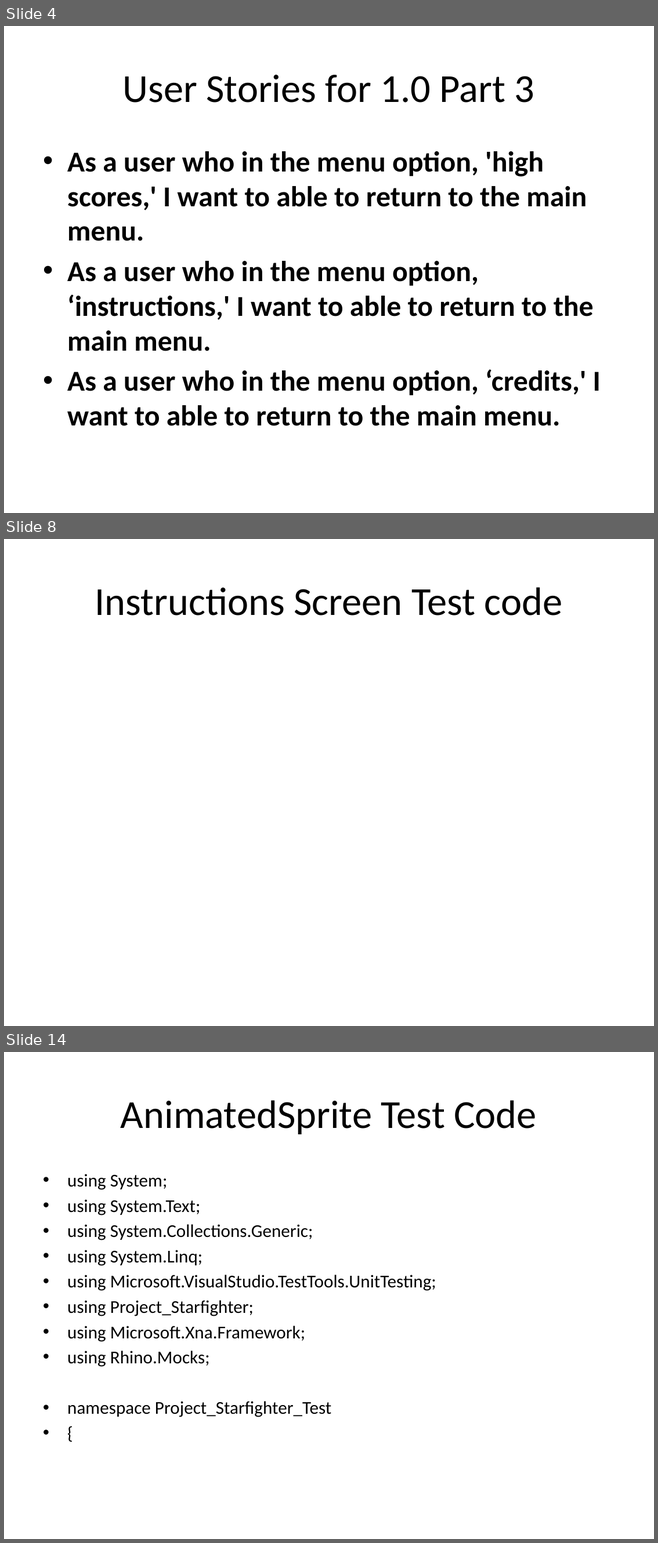
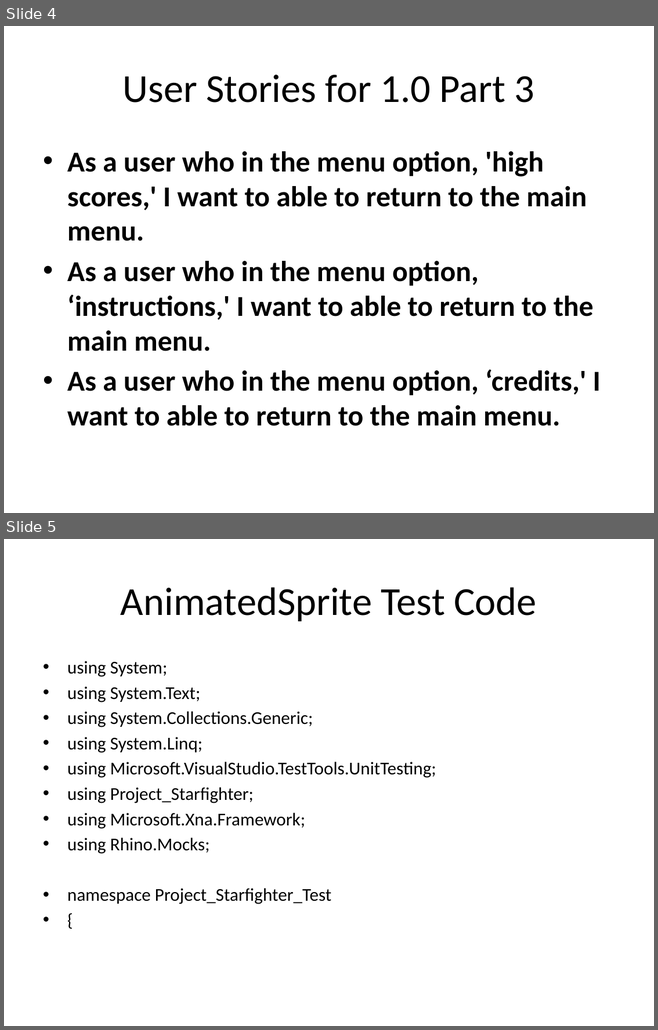
Before and after one commit to csce3513/Team15, a slide deck: Project Starfighter 1.0.pptx. Shown one above the other, each under a label of ours: slides 4, 8 and 14 before the commit, slides 4 and 5 after it; the slides between them are not shown. The pictures are 658x1543 and 658x1030 pixels, drawn with LibreOffice and Linux fonts; fonts in the diff are those of the drawing; background and template pictures are left out. Boxes give left, top, right and bottom in pixels: in the first picture for what was removed or moved away, otherwise in the second. Text is boxed around its words. In the diff, an @@ line names an element or a change of style, - is before the commit and + after.

Commit message:
Updated Powerpoint

```diff
--- a/Project Starfighter 1.0.pptx
+++ b/Project Starfighter 1.0.pptx
@@ slide 8 removed at box(4, 539, 654, 1026), background picture (left out) @@
@@ title removed at box(94, 587, 562, 616) @@
-Instructions Screen Test code
@@ what was slide 14 is now slide 5 @@
```
Also in this commit, not shown: 8 other slides removed, 1 other file.
